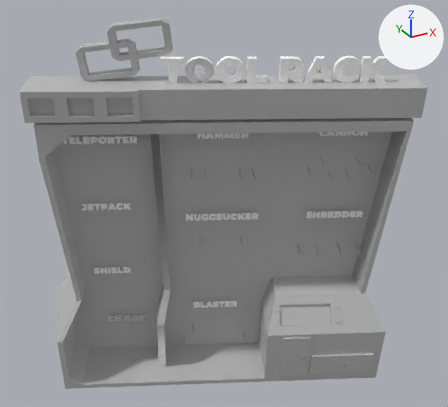
The FBX model Assets/Art/Environment/Ship/ToolRack/ToolRack.fbx: old version first, new version second.
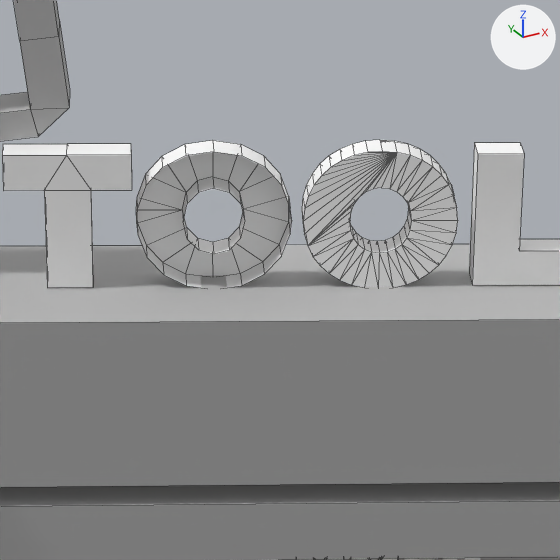
Each version is shown whole from a 50 mm lens placed at (2.87, 2.0, 5.85), pointed at (7.06, 9.61, 2.04), then close up on the part from 36% to 59% of the width and 7% to 33% of the height. The lights are fixed; the arrows at upper right show +X, +Y and +Z. The close-ups show mesh edges as thin lines. Where no turn or scale is listed for an object, it has been applied to the vertices.

Script lines for the objects in view, before the commit:
```python
me_mesh_027 = bpy.data.meshes.new('Mesh.027')
me_mesh_027.from_pydata(...)  # 182 vertices, 199 faces; spans x 4.3..9.42, y 7.67..11.71, z -0.92..4.12
me_mesh_027.materials.append(mat_lambert3)  # grey #bcbcbc
me_mesh_077 = bpy.data.meshes.new('Mesh.077')
me_mesh_077.from_pydata(...)  # 80 vertices, 92 faces; spans x 5.033..6.18, y 9.217..9.907, z 4.089..4.87
me_mesh_077.materials.append(mat_m_workbench2)  # grey #bcbcbc
me_mesh_087 = bpy.data.meshes.new('Mesh.087')
me_mesh_087.from_pydata(...)  # 442 vertices, 466 faces; spans x -135.0..135.0, y -18.0..18.0, z -66.0..66.0
me_mesh_087.materials.append(mat_typeblinn3)  # white #ffffff
ob_polysurface919 = bpy.data.objects.new('polySurface919', me_mesh_027)
ob_polysurface919.location = (0.0, 0.0, 0.0)
ob_polysurface959 = bpy.data.objects.new('polySurface959', me_mesh_087)
ob_polysurface959.location = (7.3, 8.677, 4.219)
ob_polysurface959.rotation_euler = (1.571, 0.0, 0.0)  # degrees (90, 0, 0)
ob_polysurface959.scale = (0.01, 0.01, 0.01)
ob_polysurface985 = bpy.data.objects.new('polySurface985', me_mesh_077)
ob_polysurface985.location = (0.0, 0.0, 0.0)
```
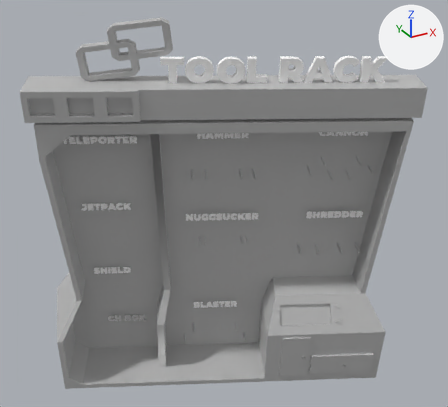
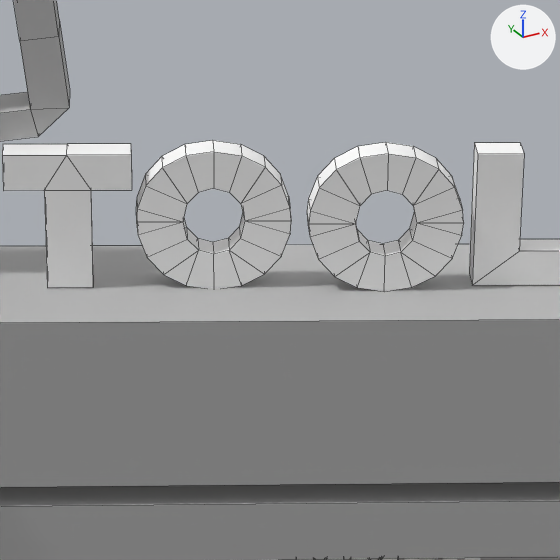
Where the change shows, as pixel boxes [x1, y1, x2, y2] in the close-ups (560 x 560 px):
'polySurface995', added
    after: [2, 140, 560, 291]
'polySurface959', no longer drawn
    before: [2, 140, 560, 288]

The change in detail:
Mesh me_mesh_087_1 is new.
It has 366 vertices, 325 faces and spans x -1.35..1.35, y -0.66..0.66, z -0.18..0.18.
It uses material mat_typeblinn3 (white #ffffff).
Object 'polySurface959' (ob_polysurface959) now shows nothing instead of me_mesh_087.
Object 'polySurface995' (ob_polysurface995) is new; it shows me_mesh_087_1.
Its location is (7.3, 8.677, 4.219).
